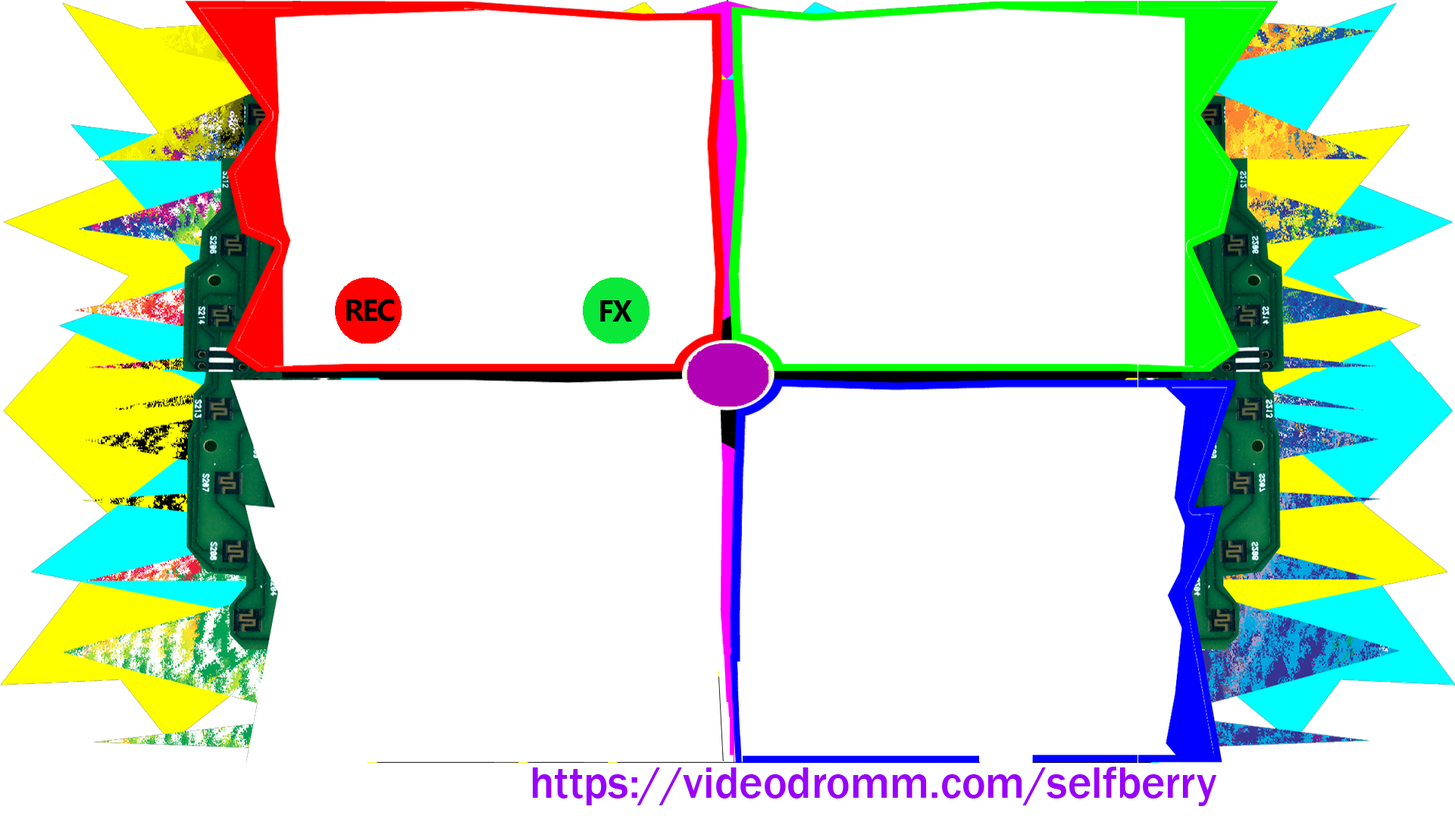
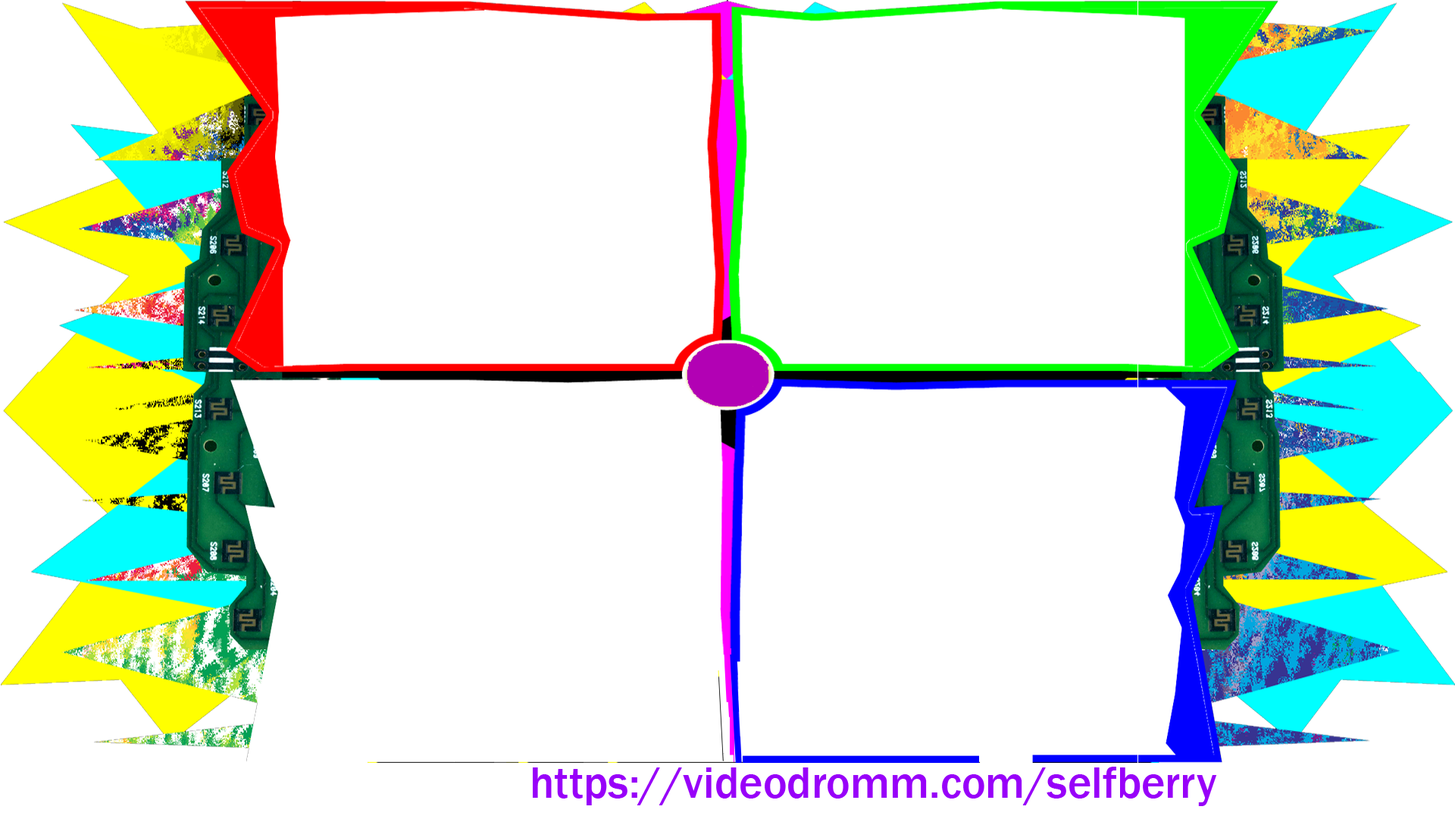
The second 1455px x 819px image is a revision of the first. Changes to its layers:
hid "Calque 1" over [582, 277, 650, 344]
hid "Calque 2" over [335, 277, 402, 344]
